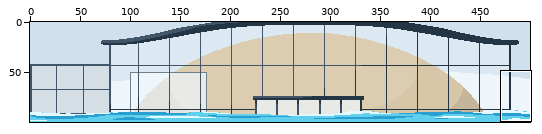
Two versions of one sprite sheet, assets/sprites/bg2.png. The first picture is a wide view before the edit; the outline marks the close-up.
Close-up. Old version:
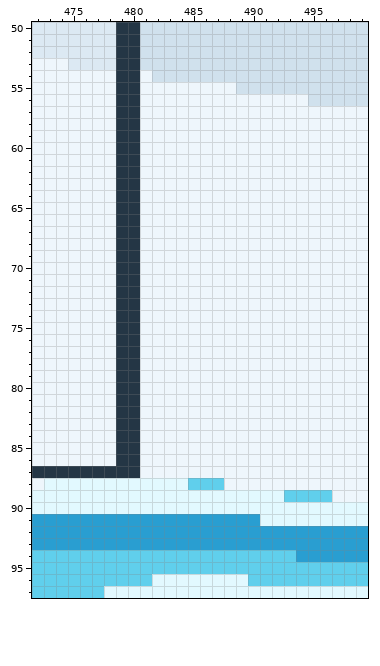
The file is 500x100 pixels. Colours within 5 levels of each other are drawn and written as one. Shown: x 472..499, y 50..97. The commit also changed other parts of the picture, which this record leaves out.
Once edited:
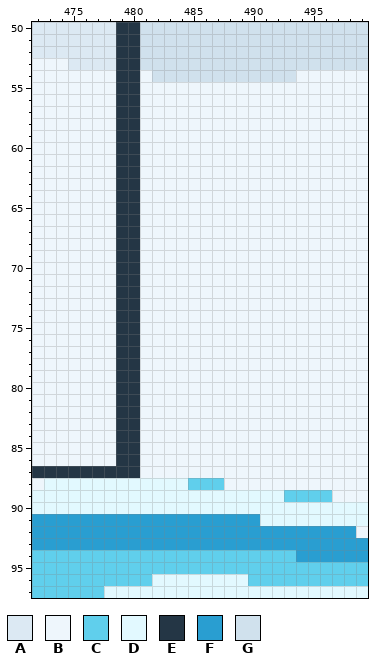
Palette (. is transparent): A #dce9f3  B #eef6fc  C #60cfec  D #e2f9ff  E #243645  F #299ed1  G #d0e1ed
From old to new:
The author changed colour F to colour B in row 92 at x 499.
The author changed colour G to colour B in row 54 at x 494 to 499; in row 55 at x 489 to 499; in row 56 at x 495 to 499.
Pixel boxes of the changes (left, top, right, bottom) in both close-ups:
changed: (236, 70, 368, 106)
changed: (356, 526, 368, 538)
